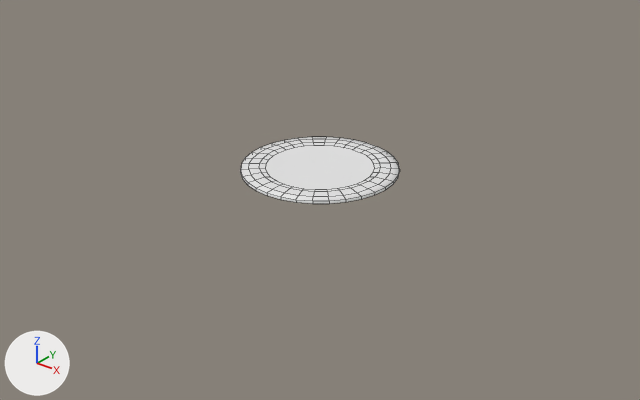
One commit to the Blender file Assets/MODELS/HoleModel.blend: the scene before it, then after it.
One viewpoint serves both versions: a 50 mm camera at (7.0, -8.75, 4.91) aimed at (-0.11, 0.13, -0.6). The lights are fixed; the arrows at lower left show +X, +Y and +Z. Mesh edges are drawn as thin lines.

Before the edit, the objects in view are built like this:
```python
me_holeblk = bpy.data.meshes.new('HoleBLK')
me_holeblk.from_pydata(...)  # 32 vertices, 1 face; spans x -0.75..0.75, y 0.0, z -0.75..0.75
me_holerim = bpy.data.meshes.new('HoleRim')
me_holerim.from_pydata(...)  # 160 vertices, 128 faces; spans x -1.09..1.09, y -0.04..0.01, z -1.09..1.09
me_holerim.polygons.foreach_set('use_smooth', [True] * 128)
ob_holeblk = bpy.data.objects.new('HoleBLK', me_holeblk)
ob_holeblk.location = (0.0, 0.0, 0.0)
ob_holeblk.rotation_euler = (1.571, 0.0, 0.0)  # degrees (90, 0, 0)
ob_holerim = bpy.data.objects.new('HoleRim', me_holerim)
ob_holerim.parent = ob_holeblk
ob_holerim.matrix_parent_inverse = Matrix(((1.0, 0.0, 0.0, 0.0), (0.0, 0.0, 1.0, 0.0), (0.0, -1.0, 0.0, 0.0), (0.0, 0.0, 0.0, 1.0)))
ob_holerim.location = (0.0, 0.0, 0.0)
ob_holerim.rotation_euler = (1.571, 0.0, 0.0)  # degrees (90, 0, 0)
```
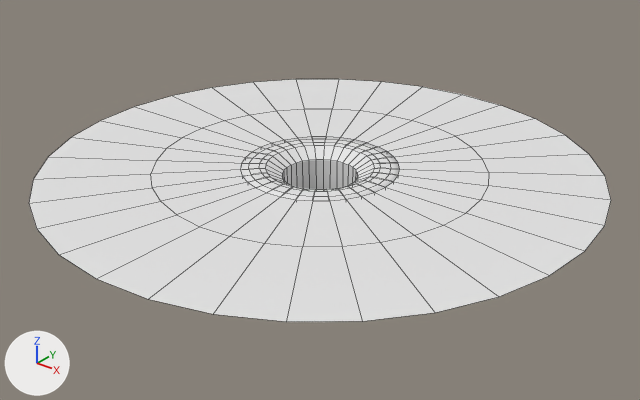
Patch to the scene script:
```diff
--- a/Assets/MODELS/HoleModel.blend.py
+++ b/Assets/MODELS/HoleModel.blend.py
@@ me_holecollidermesh @@
+me_holecollidermesh.from_pydata(...)  # 160 vertices, 129 faces; spans x -3.84..3.84, y -1.92..0.0, z -3.84..3.84
@@ ob_holeblk @@
 ob_holeblk.rotation_euler = (1.571, 0.0, 0.0)  # degrees (90, 0, 0)
+ob_holeblk.hide_viewport = True
@@ ob_holecollider @@
+ob_holecollider = bpy.data.objects.new('HoleCOLLIDER', me_holecollidermesh)
+ob_holecollider.location = (0.0, 0.0, 0.0)
+ob_holecollider.rotation_euler = (1.571, 0.0, 0.0)  # degrees (90, 0, 0)
```

Location of each change, [x1, y1, x2, y2] in pixels of the pictures (640 x 400 px):
'HoleCOLLIDER', added: after [29, 79, 611, 322]
'HoleBLK', hidden: before [265, 146, 374, 189]
